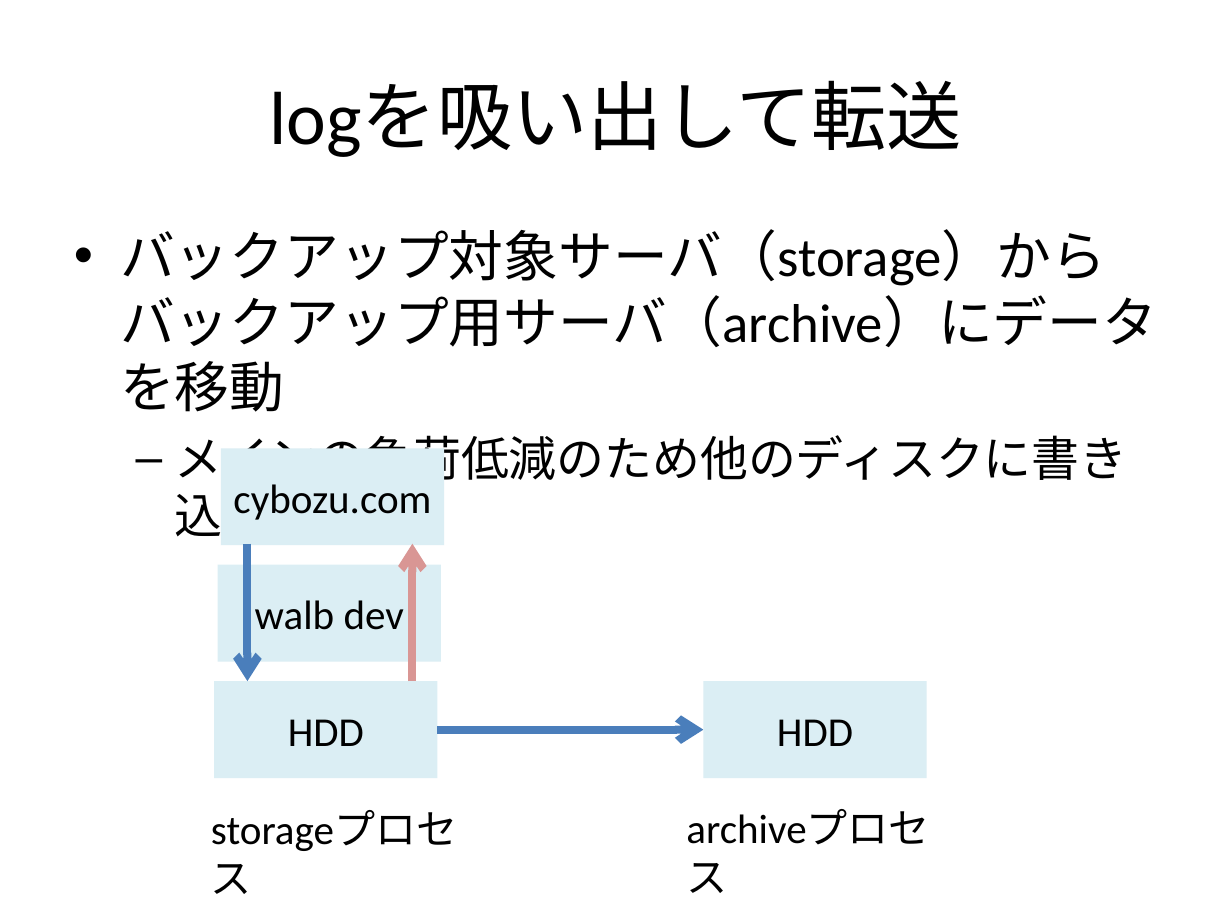
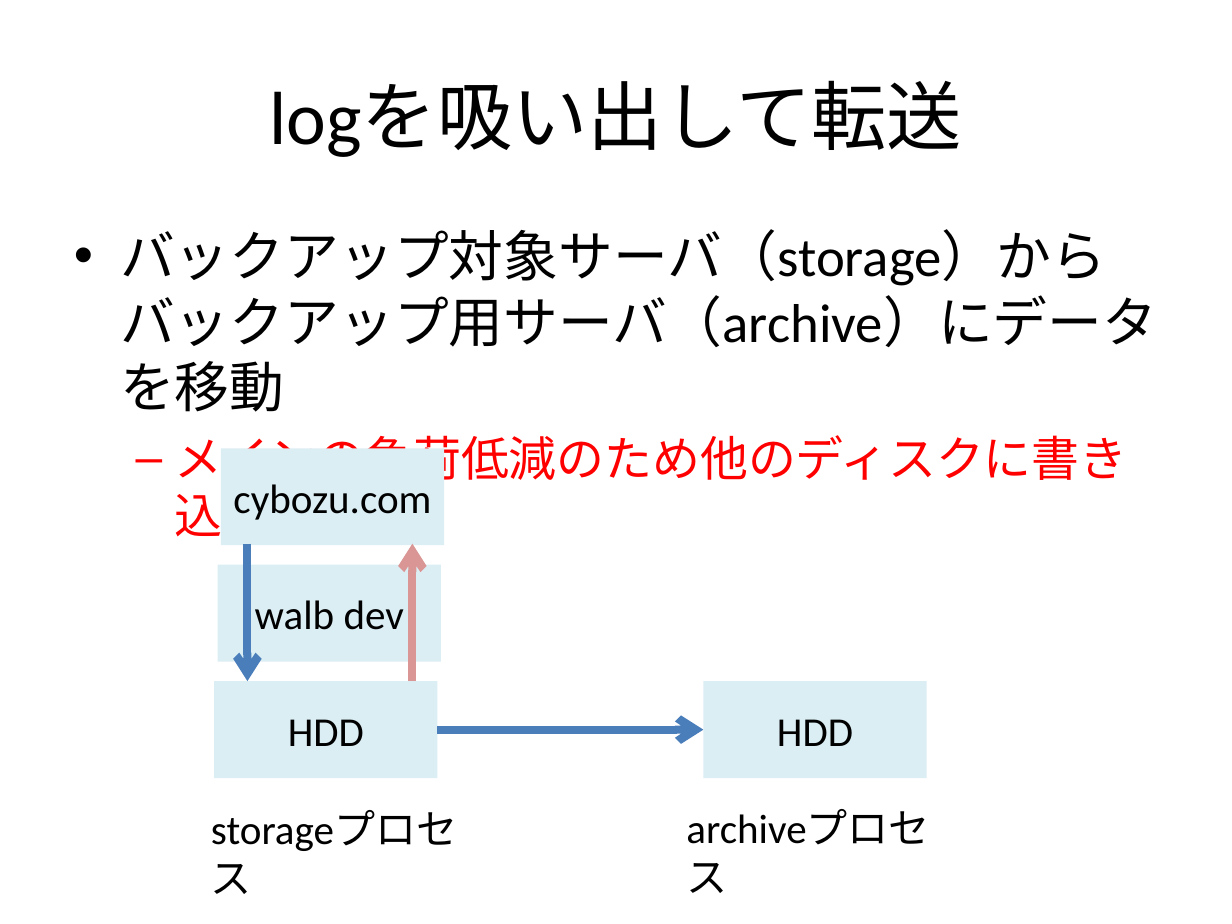
Before and after one commit to walb-linux/walb-tools, a slide deck: slide 11 of doc/walb-is-hard.pptx. Drawn at 1232x924 pixels with LibreOffice and Linux fonts; fonts in the diff are those of the drawing. Boxes give left, top, right and bottom in pixels: in the first picture for what was removed or moved away, otherwise in the second. Text is boxed around its words. In the diff, an @@ line names an element or a change of style, - is before the commit and + after.

```diff
--- a/doc/walb-is-hard.pptx
+++ b/doc/walb-is-hard.pptx
@@ text at box(174, 435, 1128, 545): text colour #000000 to #FF0000 in "メインの負荷低減のため他のディスクに書き込む" @@
```
Also in this commit, not shown: 1 other slide changed.
